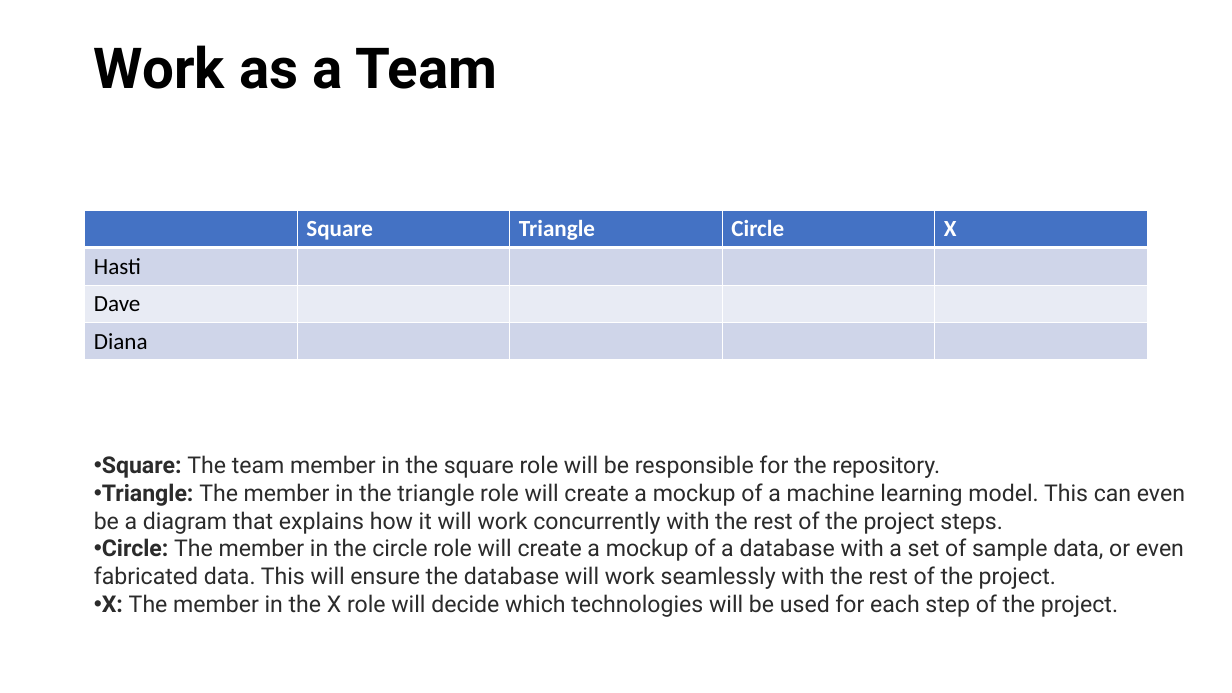
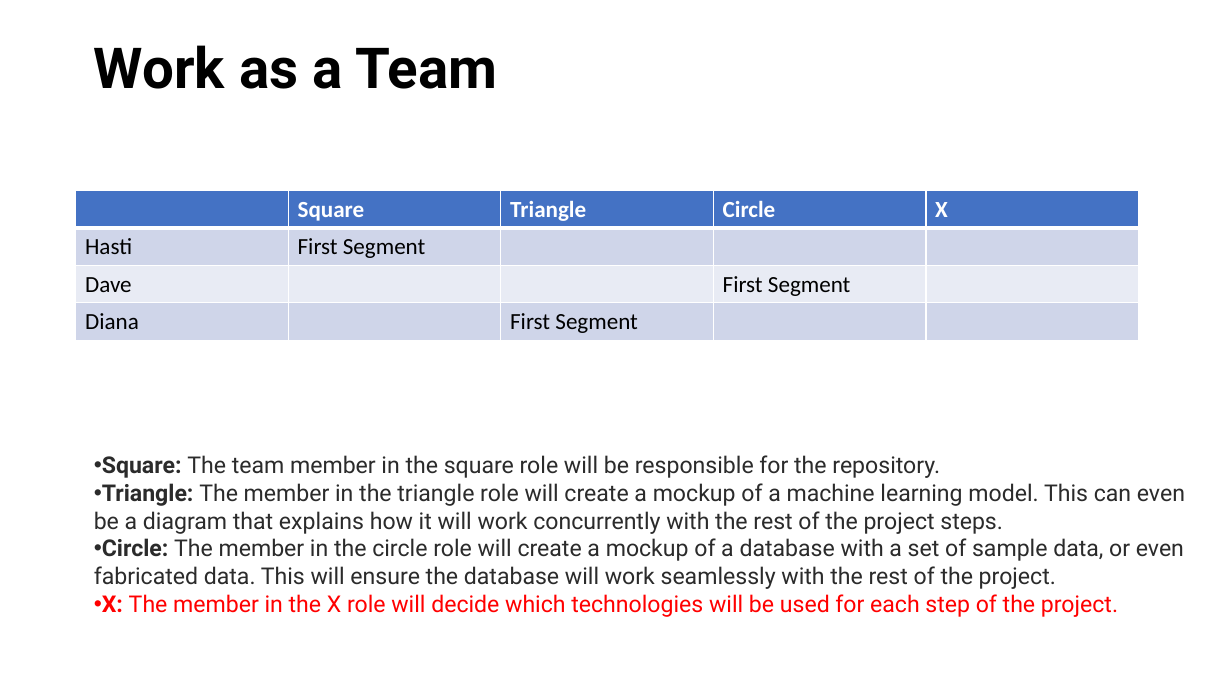
Before and after one commit to Hastieiliat/Final-Project, a slide deck: slide 5 of Final Project - Copy.pptx. Drawn at 1232x693 pixels with LibreOffice and Linux fonts; fonts in the diff are those of the drawing. Boxes give left, top, right and bottom in pixels: in the first picture for what was removed or moved away, otherwise in the second. Text is boxed around its words. In the diff, an @@ line names an element or a change of style, - is before the commit and + after.

```diff
--- a/Final Project - Copy.pptx
+++ b/Final Project - Copy.pptx
@@ table at (76,190,1139,340) @@
-row 2, column 2: 
+row 2, column 2: First Segment
-row 3, column 4: 
+row 3, column 4: First Segment
-row 4, column 3: 
+row 4, column 3: First Segment
@@ table: place and size @@
-table at (85,210,1148,360)
+table at (76,190,1139,340)
@@ text at (102,594,1118,617): text colour #2B2B2B to #FF0000 in "X: The member in the X role ..." @@
```
Also in this commit, not shown: 1 other slide changed, 1 slide added.
